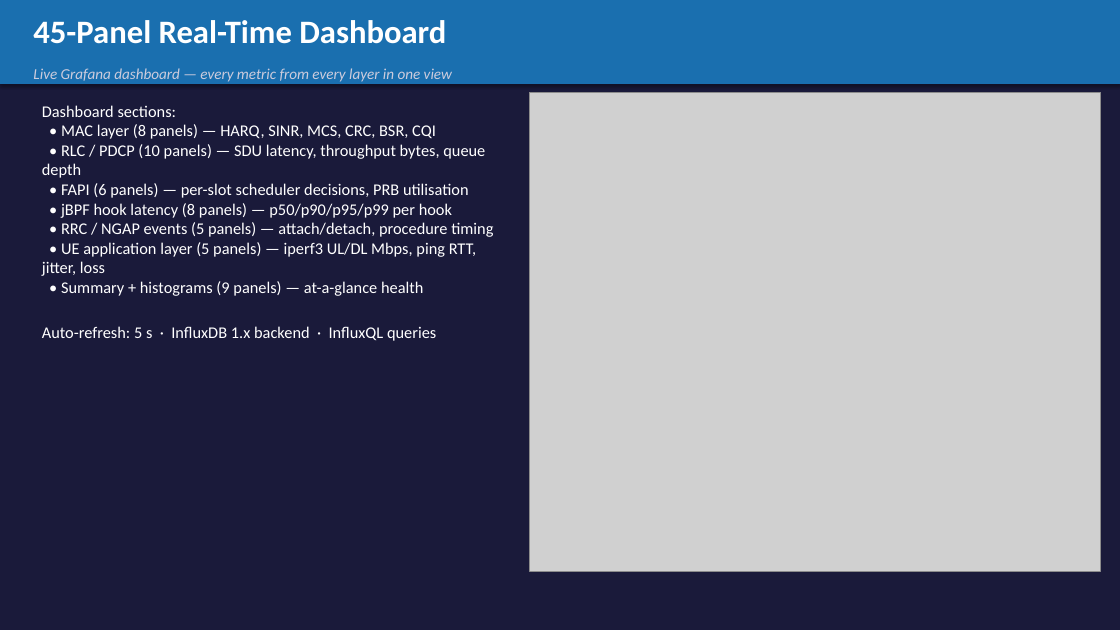
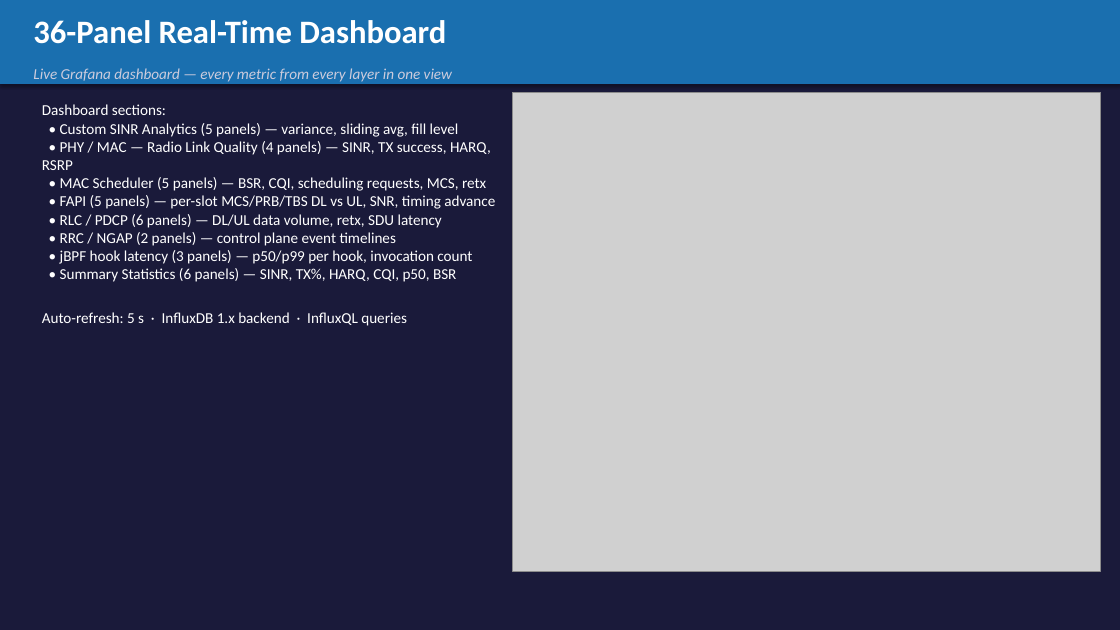
Before and after one commit to MaximBitiu1/srsran-telemetry-pipeline, a slide deck: slide 7 of docs/MIDTERM_PRESENTATION.pptx (slide 6 before the commit). Drawn at 1120x630 pixels with LibreOffice and Linux fonts; fonts in the diff are those of the drawing; grey boxes stand for pictures. Boxes give left, top, right and bottom in pixels: in the first picture for what was removed or moved away, otherwise in the second. Text is boxed around its words. In the diff, an @@ line names an element or a change of style, - is before the commit and + after.

Commit message:
Add midterm presentation charts, figures, and slide decks
New figures:
- screenshot_grafana1/2.png — live Grafana dashboard screenshots
- screenshot_grc.png        — GNU Radio Companion broker screenshot
- final_system_arch.jpeg    — updated system architecture diagram

Updated figures:
- fig_jbpf_vs_standard.png  — jBPF vs standard metrics comparison
- fig_system_architecture.png
- fig_telemetry_flow.png

Slide decks:
- MidtermPresentation_final.pptx    — final 17-slide midterm deck
- dataset_labels_features_slide.pptx
- jbpf_vs_standard_slides.pptx
- MIDTERM_PRESENTATION.pptx / .html — auto-generated from scripts

Generation scripts:
- generate_diagrams.py
- generate_pptx.py
- generate_presentation.py
- generate_dataset_slide.py
- generate_jbpf_vs_standard_slides.py

```diff
--- a/docs/MIDTERM_PRESENTATION.pptx
+++ b/docs/MIDTERM_PRESENTATION.pptx
@@ text at (33, 20, 446, 44): text changed @@
-45-Panel Real-Time Dashboard
+36-Panel Real-Time Dashboard
@@ text at (42, 104, 407, 326): size 14 to 13 pt in "Dashboard sections:", "Auto-refresh: 5 s · InfluxDB 1.x backend ..." @@
@@ picture: place and size @@
-picture at (529, 92, 1101, 571)
+picture at (513, 92, 1101, 571)
@@ text at (42, 123, 495, 282): text changed; size 14 to 13 pt @@
-• MAC layer (8 panels) — HARQ, SINR, MCS, CRC, BSR, CQI
-• RLC / PDCP (10 panels) — SDU latency, throughput bytes, queue depth
-• FAPI (6 panels) — per-slot scheduler decisions, PRB utilisation
-• jBPF hook latency (8 panels) — p50/p90/p95/p99 per hook
-• RRC / NGAP events (5 panels) — attach/detach, procedure timing
-• UE application layer (5 panels) — iperf3 UL/DL Mbps, ping RTT, jitter, loss
-• Summary + histograms (9 panels) — at-a-glance health
+• Custom SINR Analytics (5 panels) — variance, sliding avg, fill level
+• PHY / MAC — Radio Link Quality (4 panels) — SINR, TX success, HARQ, RSRP
+• MAC Scheduler (5 panels) — BSR, CQI, scheduling requests, MCS, retx
+• FAPI (5 panels) — per-slot MCS/PRB/TBS DL vs UL, SNR, timing advance
+• RLC / PDCP (6 panels) — DL/UL data volume, retx, SDU latency
+• RRC / NGAP (2 panels) — control plane event timelines
+• jBPF hook latency (3 panels) — p50/p99 per hook, invocation count
+• Summary Statistics (6 panels) — SINR, TX%, HARQ, CQI, p50, BSR
```
Also in this commit, not shown: 1 other slide changed, 7 slides added, 4 slides removed, 16 other files.
